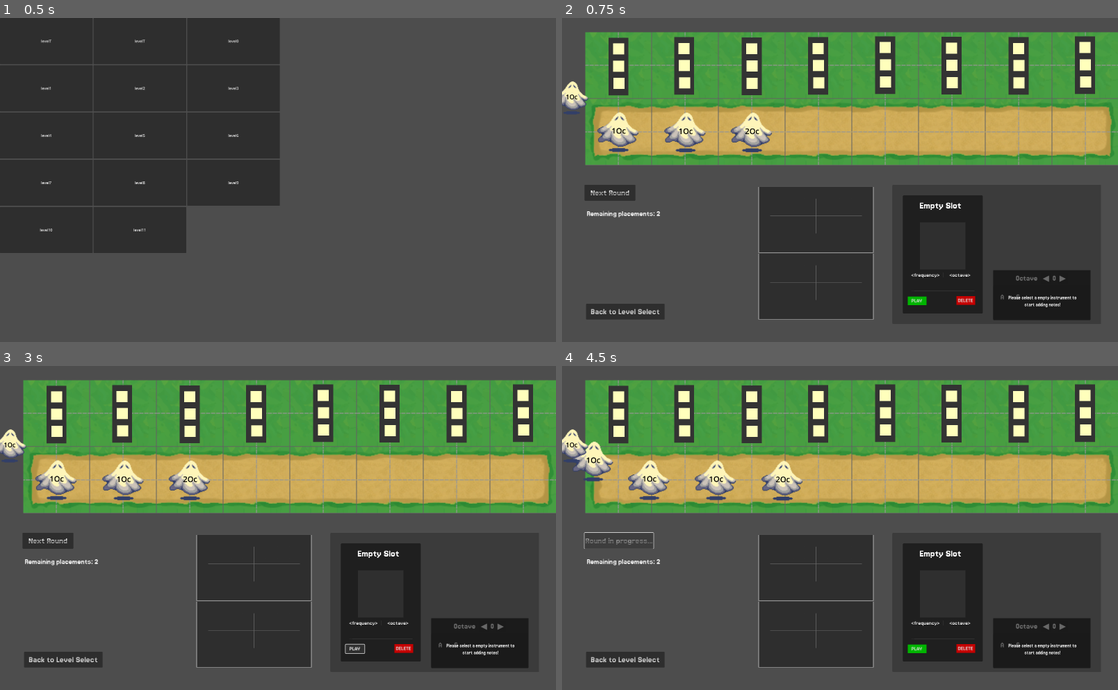
Above: before the commit, frames 1-4 (two rows, left to right).
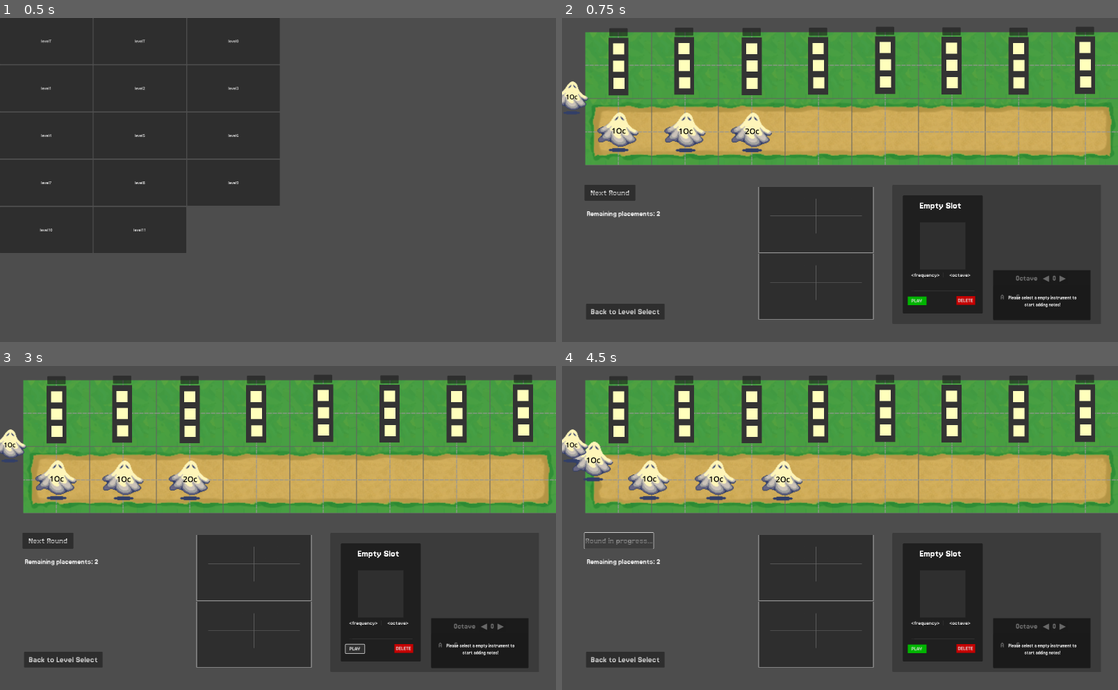
Above: after the commit, the same moments.

Repository: levyy7/Phantom-Frequencies
Game: Godot game, scene res://main_scene.tscn
Two runs of this game, one before a commit and one after it. Both use one fixed random seed, a clock stepped at 60 frames per second and the inputs below.
Inputs:
- Up to frame 1 (0.5 s): no input
- Up to frame 2 (0.75 s): click "level1" at 0.5 s
- Up to frame 3 (3 s): click "A" at 1.25 s; click "G" at 2 s; click "PLAY" at 2.75 s
- Up to frame 4 (4.5 s): click "PLAY" at 3.5 s; click "Next Round" at 4.25 s

Frame 1 is identical in both runs. In frame 2, 0.6% of the frame differs, in the area x 8-96%, y 2-6%; in frame 3, 0.6%; in frame 4, 0.6%.

Commit message:
make chord label green if the chord is satisfied

Diff:
--- a/main_scene.gd
+++ b/main_scene.gd
@@ -81,7 +81,6 @@
 	var slots = get_tree().get_nodes_in_group("tower_slot")
 	print("Enter setup UI")
 	for slot in slots:
-		print("Cycle slot")
 		slot.shooter_changed.connect($"UI frame/TowerUI".slot_selected)
 
 
--- a/map/GrassTile.tscn
+++ b/map/GrassTile.tscn
@@ -10,7 +10,6 @@
 position = Vector2(-19, -82)
 
 [node name="ShortLabel" type="Panel" parent="."]
-visible = false
 offset_left = -33.0
 offset_top = -137.0
 offset_right = 33.0
@@ -25,6 +24,7 @@
 offset_right = 285.0
 offset_bottom = 127.0
 scale = Vector2(0.2, 0.2)
+theme_override_colors/default_color = Color(1, 1, 1, 1)
 theme_override_font_sizes/normal_font_size = 80
 text = "adadada"
 scroll_active = false
--- a/map/grass_tile.gd
+++ b/map/grass_tile.gd
@@ -19,6 +19,22 @@
 	$TowerSlots.hovered.connect(_on_hovered)
 	$TowerSlots.unhovered.connect(_on_unhovered)
 
+	$TowerSlots.shooter_frequency_updated.connect(_recheck_chord_satisfied)
+
+func _recheck_chord_satisfied(_child: TowerSlot):
+	var rich_text: RichTextLabel = $"ShortLabel/DescriptionText"
+	var original_text = rich_text.text
+	if pathwayPreferenceFulfilled():
+		rich_text.clear()
+		rich_text.push_color(Color.GREEN)
+		rich_text.add_text(original_text)
+		rich_text.pop()
+	else:
+		rich_text.clear()
+		rich_text.push_color(Color.WHITE)
+		rich_text.add_text(original_text)
+		rich_text.pop()
+
 
 func _on_hovered():
 	if pref:
@@ -31,6 +47,7 @@
 
 
 func pathwayPreferenceFulfilled() -> bool:
+	print("preference", pref, tower_slot_group.getGroupNoteNames())
 	if pref == null:
 		return true
 	elif pref is IntervalQualityPreference:
--- a/towers/tower_slot.gd
+++ b/towers/tower_slot.gd
@@ -5,6 +5,8 @@
 var targeting: EnemyList
 
 signal shooter_changed(t: TowerSlot)
+
+signal frequency_updated()
 
 var current_shooter: Shooter = null
 
@@ -16,6 +18,13 @@
 	shooter.update_frequency(note)
 	current_shooter = shooter
 	add_child(shooter)
+	frequency_updated.emit()
+
+
+func update_frequency(note: Note) -> void:
+	current_shooter.update_frequency(note)
+	frequency_updated.emit()
+
 
 func has_shooter() -> bool:
 	return current_shooter is Shooter
@@ -33,7 +42,6 @@
 func _on_control_gui_input(mouse_event: InputEvent) -> void:
 	if mouse_event is InputEventMouseButton:
 		if mouse_event.button_index == MOUSE_BUTTON_LEFT and mouse_event.is_released():
-			print("Click recieved")
 			shooter_changed.emit(self)
 			find_parent("*")._on_hovered()
 
--- a/towers/tower_slot_group.gd
+++ b/towers/tower_slot_group.gd
@@ -7,6 +7,7 @@
 		$GlowRect.visible = glowing
 signal hovered_frequency_change(f: Array[Frequency])
 signal tower_slot_group_selected(tower_slot_group: TowerSlotGroup)
+signal shooter_frequency_updated(child: TowerSlot)
 
 var hovered: Signal
 var unhovered: Signal
@@ -46,6 +47,9 @@
 
 	return freqs
 
+func _on_shooter_frequency_updated(child: TowerSlot):
+	shooter_frequency_updated.emit(child)
+
 # Called when the node enters the scene tree for the first time.
 func _ready() -> void:
 	hovered = $ColorRect.hovered
@@ -57,6 +61,7 @@
 	for child in get_children():
 		if child is TowerSlot:
 			child.shooter_changed.connect(_on_hovered.unbind(1))
+			child.frequency_updated.connect(_on_shooter_frequency_updated.bind(child))
 
 
 func shoot_bullets(target: PathTile, soundOn: bool, timer: Timer):
--- a/ui/tower_ui.gd
+++ b/ui/tower_ui.gd
@@ -115,7 +115,7 @@
 		var note: Note = TowerChangePanel.toNote(pressed_button)
 
 		if currentTower != null:
-			currentTower.update_frequency(note)
+			currentSlot.update_frequency(note)
 		else:
 			if (mainScene.moves_remaining == 0):
 				print("out of moves for this round")
